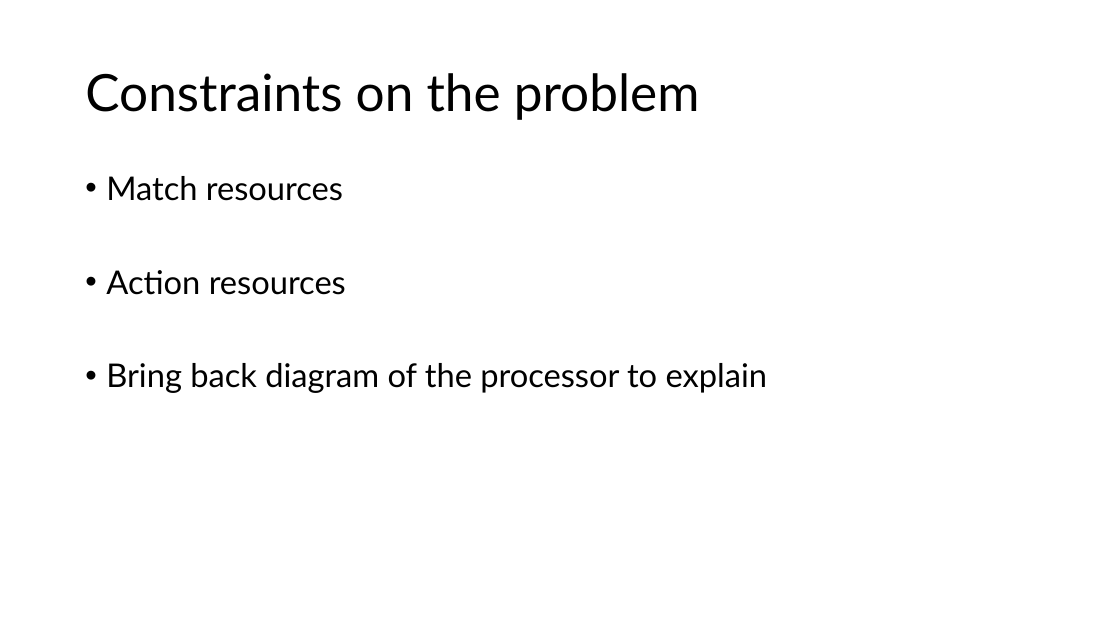
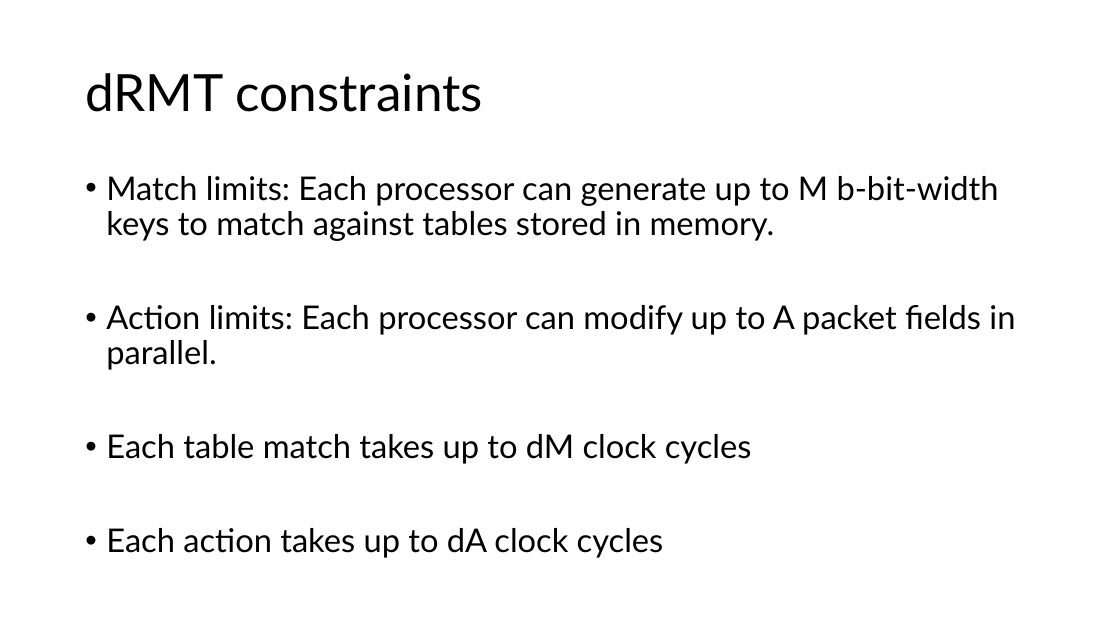
Before and after one commit to anirudhSK/drmt_talk, a slide deck: slide 15 of drmt.pptx. Drawn at 1120x630 pixels with LibreOffice and Linux fonts; fonts in the diff are those of the drawing. Boxes give left, top, right and bottom in pixels: in the first picture for what was removed or moved away, otherwise in the second. Text is boxed around its words. In the diff, an @@ line names an element or a change of style, - is before the commit and + after.

```diff
--- a/drmt.pptx
+++ b/drmt.pptx
@@ title at [85,73,483,112]: text changed @@
-Constraints on the problem
+dRMT constraints
@@ text at [106,176,1015,558]: text changed @@
-• Match resources
-• Action resources
-• Bring back diagram of the processor to explain
+• Match limits: Each processor can generate up to M b-bit-width keys to match against tables stored in memory.
+• Action limits: Each processor can modify up to A packet fields in parallel.
+• Each table match takes up to dM clock cycles
+• Each action takes up to dA clock cycles
```
Also in this commit, not shown: 3 other slides changed.
